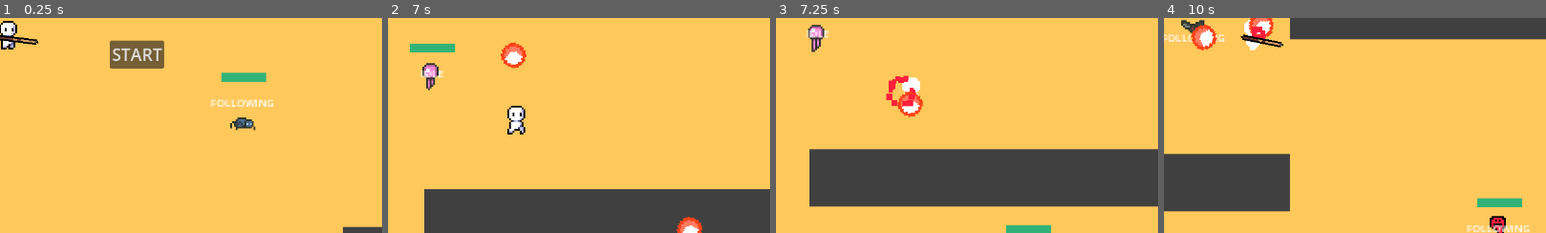
Above: before the commit, frames 1-4 (left to right).
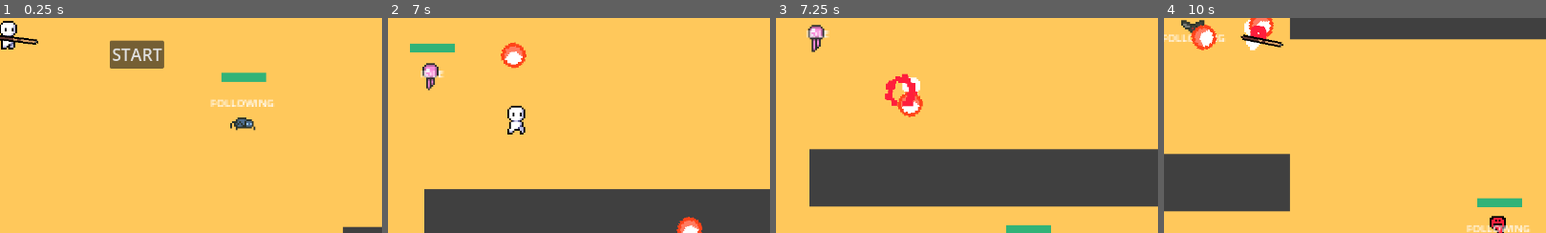
Above: after the commit, the same moments.

Repository: jelmersnippe/punching-game
Game: Godot game, scene res://test_level.tscn
Same seed, same stepped clock (60 frames per second), same inputs: the game is played once before the commit and once after it. This scene is started directly instead of the project's main scene.
Inputs (mouse positions are % of the whole screen's width and height, from its top left):
- Up to frame 1 (0.25 s): no input
- Up to frame 2 (7 s): click "START" at 0.5 s; tap Enter at 1.25 s; move the mouse to (45, 70) at 1.27 s; press the mouse at (45, 70) at 1.28 s; hold W (move_up) 1.28-2.78 s; move the mouse to (80, 65) at 2.02 s; release the mouse at (80, 65) at 2.03 s; click (80, 65) at 2.1 s; move the mouse to (20, 35) at 2.77 s; press the mouse at (20, 35) at 2.78 s; hold A (move_left) 2.78-4.28 s; move the mouse to (55, 50) at 3.52 s; release the mouse at (55, 50) at 3.53 s; click (55, 50) at 3.6 s; move the mouse to (35, 25) at 4.27 s; press the mouse at (35, 25) at 4.28 s; hold S (move_down) 4.28-5.03 s; move the mouse to (72, 45) at 5.02 s; release the mouse at (72, 45) at 5.03 s; hold D (move_right) 5.03-5.78 s; click (72, 45) at 5.1 s; move the mouse to (30, 55) at 5.77 s; press the mouse at (30, 55) at 5.78 s; hold W (move_up) 5.78-6.53 s; move the mouse to (60, 28) at 6.52 s; release the mouse at (60, 28) at 6.53 s; hold D (move_right) from 6.53 s (still down); click (60, 28) at 6.6 s
- Up to frame 3 (7.25 s): keep holding D (move_right)
- Up to frame 4 (10 s): move the mouse to (45, 70) at 7.27 s; press the mouse at (45, 70) at 7.28 s; move the mouse to (80, 65) at 8.02 s; release the mouse at (80, 65) at 8.03 s; click (80, 65) at 8.1 s; move the mouse to (20, 35) at 8.77 s; release D (move_right) at 8.78 s; press the mouse at (20, 35) at 8.78 s; hold S (move_down) 8.78-9.53 s; move the mouse to (55, 50) at 9.52 s; release the mouse at (55, 50) at 9.53 s; hold A (move_left) from 9.53 s (still down); click (55, 50) at 9.6 s
The pictures show only the part of the screen within x 32-82%, y 42-92%; the shares and areas given below are measured in that part.

Frames 1-2 are identical in both runs. In frame 3, 0.2% of the frame differs, in the area x 28-37%, y 25-40%; in frame 4, less than 0.1%.

Commit message:
Make enemies play death animation and disappear on death

Diff:
--- a/enemy.gd
+++ b/enemy.gd
@@ -31,7 +31,8 @@
 	WANDERING,
 	FOLLOWING,
 	SEEKING,
-	ATTACKING
+	ATTACKING,
+	DEAD
 }
 
 @export var wander_idle_time_min: float = 1
@@ -63,9 +64,13 @@
 	if attack != null:
 		attack.attack_completed.connect(func(): current_state = State.FOLLOWING)
 
-func _die(direction: Vector2):
+func _die():
+	current_state = State.DEAD
 	particle_player.play_particle(death_particles, global_position)
 	$Sprite.play("Death")
+
+	$Sprite.animation_finished.connect(queue_free)
+
 
 func _hit(direction: Vector2):
 	particle_player.play_particle(hit_particles, global_position, -direction)
@@ -93,6 +98,8 @@
 			$Sprite.play("Move")
 		State.ATTACKING:
 			return
+		State.DEAD:
+			return
 
 	if velocity_component.velocity.x > 0:
 		$Sprite.flip_h = false
@@ -186,11 +193,10 @@
 	target = null
 	current_state = State.SEEKING
 
-func _on_health_component_died():
-	queue_free()
-
 var prev_animation
 func _on_knockable_component_on_knocked_changed(is_knocked):
+	if current_state == State.DEAD:
+		return
 	if is_knocked:
 		$KnockbackComponent.set_collision_layer_value(1, true)
 		$KnockbackComponent.set_collision_layer_value(4, false)
--- a/enemy/charger.tscn
+++ b/enemy/charger.tscn
@@ -120,7 +120,7 @@
 "duration": 1.0,
 "texture": SubResource("AtlasTexture_ynrve")
 }],
-"loop": true,
+"loop": false,
 "name": &"Death",
 "speed": 5.0
 }, {
@@ -213,7 +213,7 @@
 [node name="Sprite" type="AnimatedSprite2D" parent="."]
 material = SubResource("ShaderMaterial_h34eh")
 sprite_frames = SubResource("SpriteFrames_hthlf")
-animation = &"Idle"
+animation = &"Death"
 
 [node name="RayCast2D" type="RayCast2D" parent="."]
 collision_mask = 2
--- a/enemy/fodder.tscn
+++ b/enemy/fodder.tscn
@@ -133,7 +133,7 @@
 "duration": 1.0,
 "texture": SubResource("AtlasTexture_i7olu")
 }],
-"loop": true,
+"loop": false,
 "name": &"Death",
 "speed": 5.0
 }, {
@@ -228,8 +228,7 @@
 [node name="Sprite" type="AnimatedSprite2D" parent="."]
 material = SubResource("ShaderMaterial_h34eh")
 sprite_frames = SubResource("SpriteFrames_av43m")
-animation = &"Idle"
-frame_progress = 0.912715
+animation = &"Death"
 
 [node name="RayCast2D" type="RayCast2D" parent="."]
 collision_mask = 2
--- a/enemy/ranged.tscn
+++ b/enemy/ranged.tscn
@@ -153,7 +153,7 @@
 "duration": 1.0,
 "texture": SubResource("AtlasTexture_ex01c")
 }],
-"loop": true,
+"loop": false,
 "name": &"Death",
 "speed": 5.0
 }, {
@@ -251,8 +251,7 @@
 [node name="Sprite" type="AnimatedSprite2D" parent="."]
 material = SubResource("ShaderMaterial_h34eh")
 sprite_frames = SubResource("SpriteFrames_hthlf")
-animation = &"Move"
-frame_progress = 0.235055
+animation = &"Death"
 
 [node name="RayCast2D" type="RayCast2D" parent="."]
 collision_mask = 2
--- a/health_component.gd
+++ b/health_component.gd
@@ -24,9 +24,4 @@
 
 
 	if current_health <= 0:
-		die()
-
-func die():
-	died.emit()
-
-	queue_free()
+		died.emit()
